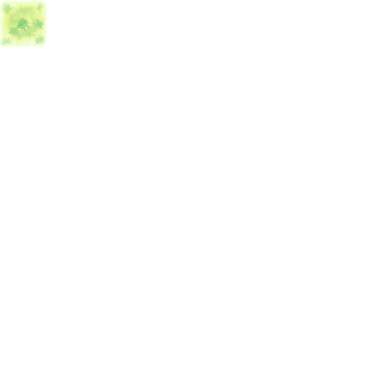
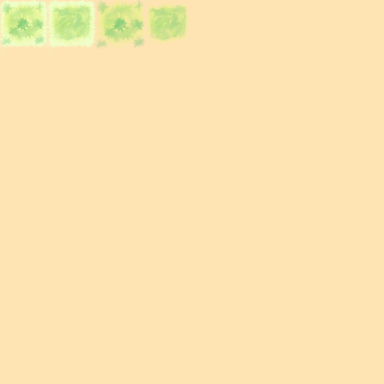
Before/after of a 384×384 layered artwork. What changed in the layer stack:
added group "Tile4" with 2 layers above "Tile5" over [64, 0, 256, 64]
added layer "Capa de pintura 4" (1st of 4, in "Tile4") in group "Tile4" over [64, 0, 256, 64]
added layer "Capa de pintura 3" (1st of 4, in "Tile4") in group "Tile4" over [64, 0, 256, 64]
added group "Tile5" with 2 layers above "Tile2" over [64, 0, 192, 64]
added layer "Capa de pintura 4" (2nd of 4, in "Tile5") in group "Tile5" over [64, 0, 192, 64]
added layer "Capa de pintura 3" (2nd of 4, in "Tile5") in group "Tile5" over [64, 0, 192, 64]
added group "Tile2" with 3 layers above "Tile1" over [0, 0, 128, 128]
added layer "Capa de pintura 4" (3rd of 4, in "Tile2") in group "Tile2" over [0, 0, 128, 128]
added layer "Capa de pintura 3" (3rd of 4, in "Tile2") in group "Tile2" over [0, 0, 128, 64]
added layer "Capa de pintura 2" (1st of 2, in "Tile2") in group "Tile2" over [0, 0, 128, 128]
painted on "Capa de pintura 2" (2nd of 2, in "Tile1") over [0, 0, 128, 128]
painted on "Capa de pintura 1" over [0, 0, 384, 384]
